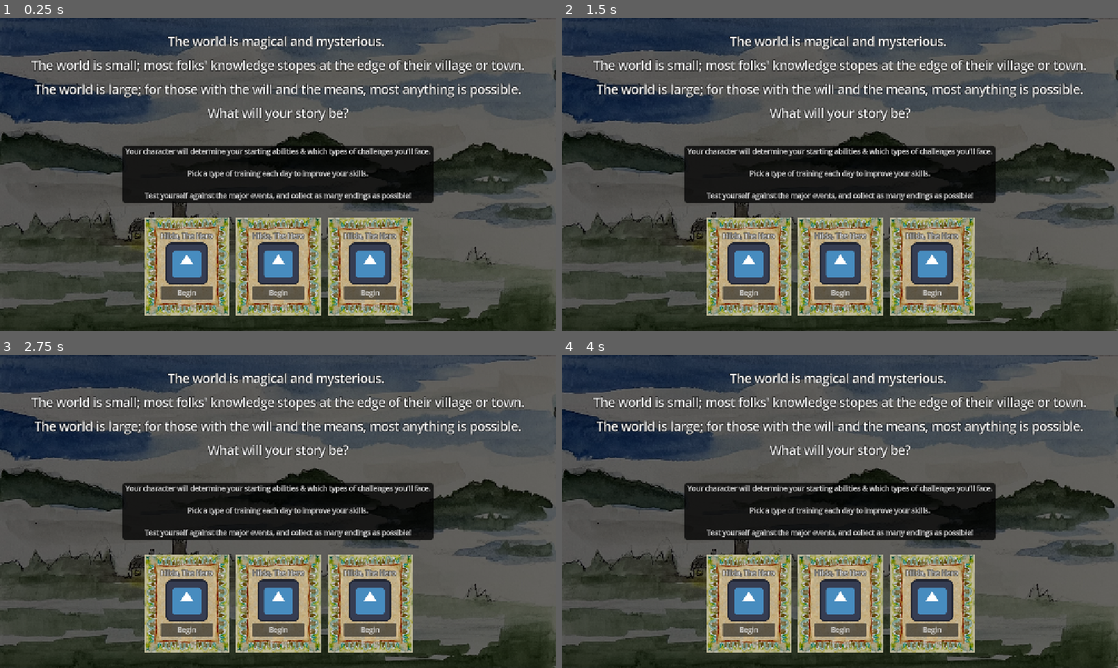
Above: before the commit, frames 1-4 (two rows, left to right).
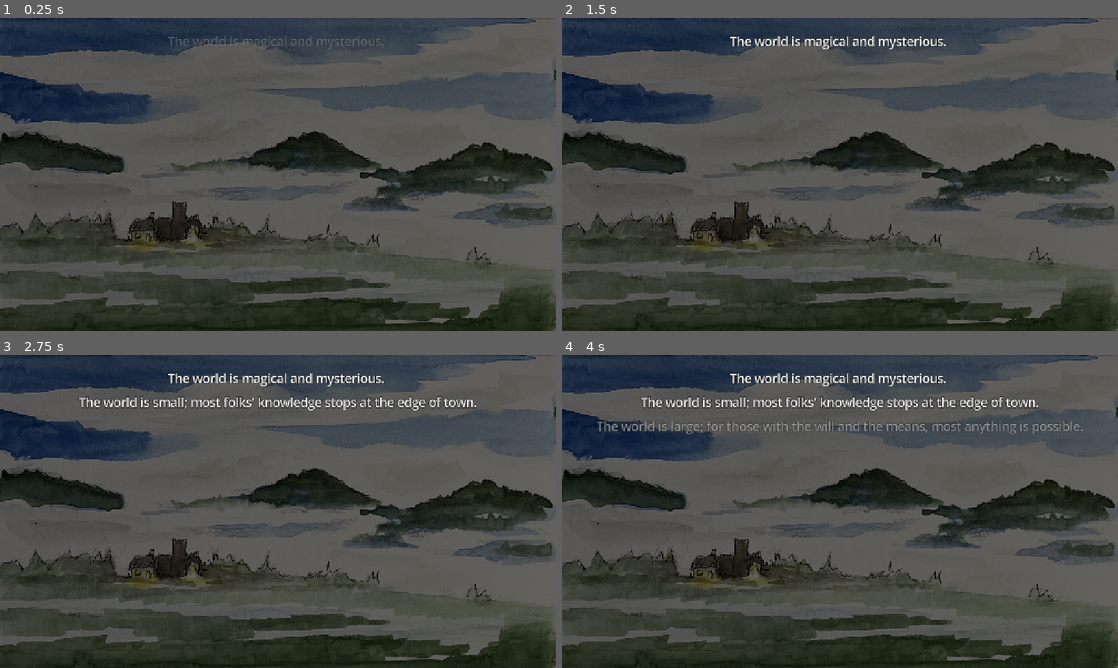
Above: after the commit, the same moments.

Repository: SamBumgardner/ld-58-game
Game: Godot game, scene res://src/intro/intro.tscn
The game is run twice, just before and just after one commit, with the same random seed, the same clock (stepped at 60 frames per second) and the same inputs. This scene is started directly instead of the project's main scene. The engine's default icon, where the game draws it, is replaced by a stand-in: a white triangle on a blue panel in a dark square.
Inputs (mouse positions are in pixels of both pictures, inside the frame that each line leads up to):
- Up to frame 1 (0.25 s): no input
- Up to frame 2 (1.5 s): move the mouse to (962, 158) at 0.52 s; tap Enter at 1.25 s; move the mouse to (728, 190) at 1.27 s
- Up to frame 3 (2.75 s): tap Space at 2 s; move the mouse to (333, 442) at 2.02 s
- Up to frame 4 (4 s): tap Enter at 2.75 s; move the mouse to (812, 574) at 2.77 s; tap Space at 3.5 s; move the mouse to (1006, 558) at 3.52 s

The runs differ from the first frame. In frame 1, 27% of the frame differs, in the area x 5-95%, y 5-96%; in frame 2, 26%; in frame 3, 27%; in frame 4, 26%.
Error before the commit: Invalid access to property or key 'pressed' on a base object of type 'null instance'. (res://src/ending/ending_display.gd:18)

Commit message:
Add: create animation sequence for intro

Diff:
--- a/game/src/intro/intro.tscn
+++ b/game/src/intro/intro.tscn
@@ -1,12 +1,193 @@
-[gd_scene load_steps=6 format=3 uid="uid://co2mhrtt8s1c6"]
+[gd_scene load_steps=8 format=3 uid="uid://co2mhrtt8s1c6"]
 
 [ext_resource type="Theme" uid="uid://ctxs8u1hji701" path="res://assets/art/hud/new_default_theme.tres" id="1_11jar"]
-[ext_resource type="Script" uid="uid://c0q1ieoas7qpl" path="res://src/ending/ending_display.gd" id="2_jmycm"]
 [ext_resource type="Texture2D" uid="uid://d3g6fuom10m5t" path="res://assets/art/backgrounds/bg2.jpg" id="3_nqxh0"]
 [ext_resource type="StyleBox" uid="uid://eoki4f7rst2x" path="res://assets/art/hud/dark_panel.tres" id="4_yxki3"]
 [ext_resource type="PackedScene" uid="uid://cixu34tobcypn" path="res://src/intro/character_selector.tscn" id="5_nqxh0"]
 
-[node name="EndingDisplay" type="Control"]
+[sub_resource type="Animation" id="Animation_nqxh0"]
+resource_name = "entry"
+length = 9.0
+step = 0.5
+tracks/0/type = "value"
+tracks/0/imported = false
+tracks/0/enabled = true
+tracks/0/path = NodePath("MainContent/Title:self_modulate")
+tracks/0/interp = 1
+tracks/0/loop_wrap = true
+tracks/0/keys = {
+"times": PackedFloat32Array(0, 1),
+"transitions": PackedFloat32Array(1, 1),
+"update": 0,
+"values": [Color(1, 1, 1, 0), Color(1, 1, 1, 1)]
+}
+tracks/1/type = "value"
+tracks/1/imported = false
+tracks/1/enabled = true
+tracks/1/path = NodePath("MainContent/Title2:self_modulate")
+tracks/1/interp = 1
+tracks/1/loop_wrap = true
+tracks/1/keys = {
+"times": PackedFloat32Array(1.5, 2.5),
+"transitions": PackedFloat32Array(1, 1),
+"update": 0,
+"values": [Color(1, 1, 1, 0), Color(1, 1, 1, 1)]
+}
+tracks/2/type = "value"
+tracks/2/imported = false
+tracks/2/enabled = true
+tracks/2/path = NodePath("MainContent/Title3:self_modulate")
+tracks/2/interp = 1
+tracks/2/loop_wrap = true
+tracks/2/keys = {
+"times": PackedFloat32Array(3.5, 4.5),
+"transitions": PackedFloat32Array(1, 1),
+"update": 0,
+"values": [Color(1, 1, 1, 0), Color(1, 1, 1, 1)]
+}
+tracks/3/type = "value"
+tracks/3/imported = false
+tracks/3/enabled = true
+tracks/3/path = NodePath("MainContent/Title4:self_modulate")
+tracks/3/interp = 1
+tracks/3/loop_wrap = true
+tracks/3/keys = {
+"times": PackedFloat32Array(5.5, 6.5),
+"transitions": PackedFloat32Array(1, 1),
+"update": 0,
+"values": [Color(1, 1, 1, 0), Color(1, 1, 1, 1)]
+}
+tracks/4/type = "value"
+tracks/4/imported = false
+tracks/4/enabled = true
+tracks/4/path = NodePath("InstructionsContainer:modulate")
+tracks/4/interp = 1
+tracks/4/loop_wrap = true
+tracks/4/keys = {
+"times": PackedFloat32Array(7.5, 8.5),
+"transitions": PackedFloat32Array(1, 1),
+"update": 0,
+"values": [Color(1, 1, 1, 0), Color(1, 1, 1, 1)]
+}
+tracks/5/type = "value"
+tracks/5/imported = false
+tracks/5/enabled = true
+tracks/5/path = NodePath("Character Select:visible")
+tracks/5/interp = 1
+tracks/5/loop_wrap = true
+tracks/5/keys = {
+"times": PackedFloat32Array(7.5),
+"transitions": PackedFloat32Array(1),
+"update": 1,
+"values": [true]
+}
+tracks/6/type = "value"
+tracks/6/imported = false
+tracks/6/enabled = true
+tracks/6/path = NodePath("Character Select:modulate")
+tracks/6/interp = 1
+tracks/6/loop_wrap = true
+tracks/6/keys = {
+"times": PackedFloat32Array(7.5, 8.5),
+"transitions": PackedFloat32Array(1, 1),
+"update": 0,
+"values": [Color(1, 1, 1, 0), Color(1, 1, 1, 1)]
+}
+
+[sub_resource type="Animation" id="Animation_yxki3"]
+length = 0.001
+tracks/0/type = "value"
+tracks/0/imported = false
+tracks/0/enabled = true
+tracks/0/path = NodePath("MainContent/Title:self_modulate")
+tracks/0/interp = 1
+tracks/0/loop_wrap = true
+tracks/0/keys = {
+"times": PackedFloat32Array(0),
+"transitions": PackedFloat32Array(1),
+"update": 0,
+"values": [Color(1, 1, 1, 0)]
+}
+tracks/1/type = "value"
+tracks/1/imported = false
+tracks/1/enabled = true
+tracks/1/path = NodePath("MainContent/Title2:self_modulate")
+tracks/1/interp = 1
+tracks/1/loop_wrap = true
+tracks/1/keys = {
+"times": PackedFloat32Array(0),
+"transitions": PackedFloat32Array(1),
+"update": 0,
+"values": [Color(1, 1, 1, 0)]
+}
+tracks/2/type = "value"
+tracks/2/imported = false
+tracks/2/enabled = true
+tracks/2/path = NodePath("MainContent/Title3:self_modulate")
+tracks/2/interp = 1
+tracks/2/loop_wrap = true
+tracks/2/keys = {
+"times": PackedFloat32Array(0),
+"transitions": PackedFloat32Array(1),
+"update": 0,
+"values": [Color(1, 1, 1, 0)]
+}
+tracks/3/type = "value"
+tracks/3/imported = false
+tracks/3/enabled = true
+tracks/3/path = NodePath("MainContent/Title4:self_modulate")
+tracks/3/interp = 1
+tracks/3/loop_wrap = true
+tracks/3/keys = {
+"times": PackedFloat32Array(0),
+"transitions": PackedFloat32Array(1),
+"update": 0,
+"values": [Color(1, 1, 1, 0)]
+}
+tracks/4/type = "value"
+tracks/4/imported = false
+tracks/4/enabled = true
+tracks/4/path = NodePath("InstructionsContainer:modulate")
+tracks/4/interp = 1
+tracks/4/loop_wrap = true
+tracks/4/keys = {
+"times": PackedFloat32Array(0),
+"transitions": PackedFloat32Array(1),
+"update": 0,
+"values": [Color(1, 1, 1, 0)]
+}
+tracks/5/type = "value"
+tracks/5/imported = false
+tracks/5/enabled = true
+tracks/5/path = NodePath("Character Select:visible")
+tracks/5/interp = 1
+tracks/5/loop_wrap = true
+tracks/5/keys = {
+"times": PackedFloat32Array(0),
+"transitions": PackedFloat32Array(1),
+"update": 1,
+"values": [false]
+}
+tracks/6/type = "value"
+tracks/6/imported = false
+tracks/6/enabled = true
+tracks/6/path = NodePath("Character Select:modulate")
+tracks/6/interp = 1
+tracks/6/loop_wrap = true
+tracks/6/keys = {
+"times": PackedFloat32Array(0),
+"transitions": PackedFloat32Array(1),
+"update": 0,
+"values": [Color(1, 1, 1, 0)]
+}
+
+[sub_resource type="AnimationLibrary" id="AnimationLibrary_bqxb2"]
+_data = {
+&"RESET": SubResource("Animation_yxki3"),
+&"entry": SubResource("Animation_nqxh0")
+}
+
+[node name="Intro" type="Control"]
 layout_mode = 3
 anchors_preset = 15
 anchor_right = 1.0
@@ -14,7 +195,6 @@
 grow_horizontal = 2
 grow_vertical = 2
 theme = ExtResource("1_11jar")
-script = ExtResource("2_jmycm")
 
 [node name="ColorRect" type="TextureRect" parent="."]
 self_modulate = Color(0.41598046, 0.41598043, 0.4159804, 1)
@@ -39,6 +219,7 @@
 
 [node name="Title" type="Label" parent="MainContent"]
 unique_name_in_owner = true
+self_modulate = Color(1, 1, 1, 0)
 layout_mode = 2
 theme_type_variation = &"HeaderLarge"
 text = "The world is magical and mysterious. "
@@ -46,13 +227,15 @@
 
 [node name="Title2" type="Label" parent="MainContent"]
 unique_name_in_owner = true
+self_modulate = Color(1, 1, 1, 0)
 layout_mode = 2
 theme_type_variation = &"HeaderLarge"
-text = "The world is small; most folks' knowledge stopes at the edge of their village or town."
+text = "The world is small; most folks' knowledge stops at the edge of town."
 horizontal_alignment = 1
 
 [node name="Title3" type="Label" parent="MainContent"]
 unique_name_in_owner = true
+self_modulate = Color(1, 1, 1, 0)
 layout_mode = 2
 theme_type_variation = &"HeaderLarge"
 text = "The world is large; for those with the will and the means, most anything is possible."
@@ -60,12 +243,14 @@
 
 [node name="Title4" type="Label" parent="MainContent"]
 unique_name_in_owner = true
+self_modulate = Color(1, 1, 1, 0)
 layout_mode = 2
 theme_type_variation = &"HeaderLarge"
 text = "What will your story be?"
 horizontal_alignment = 1
 
 [node name="InstructionsContainer" type="PanelContainer" parent="."]
+modulate = Color(1, 1, 1, 0)
 layout_mode = 1
 anchors_preset = 8
 anchor_left = 0.5
@@ -97,6 +282,8 @@
 horizontal_alignment = 1
 
 [node name="Character Select" type="HBoxContainer" parent="."]
+visible = false
+modulate = Color(1, 1, 1, 0)
 layout_mode = 1
 anchors_preset = -1
 anchor_left = 0.5
@@ -117,3 +304,9 @@
 [node name="CharacterSelector3" parent="Character Select" instance=ExtResource("5_nqxh0")]
 layout_mode = 2
 characterIndex = 2
+
+[node name="AnimationPlayer" type="AnimationPlayer" parent="."]
+libraries = {
+&"": SubResource("AnimationLibrary_bqxb2")
+}
+autoplay = "entry"
